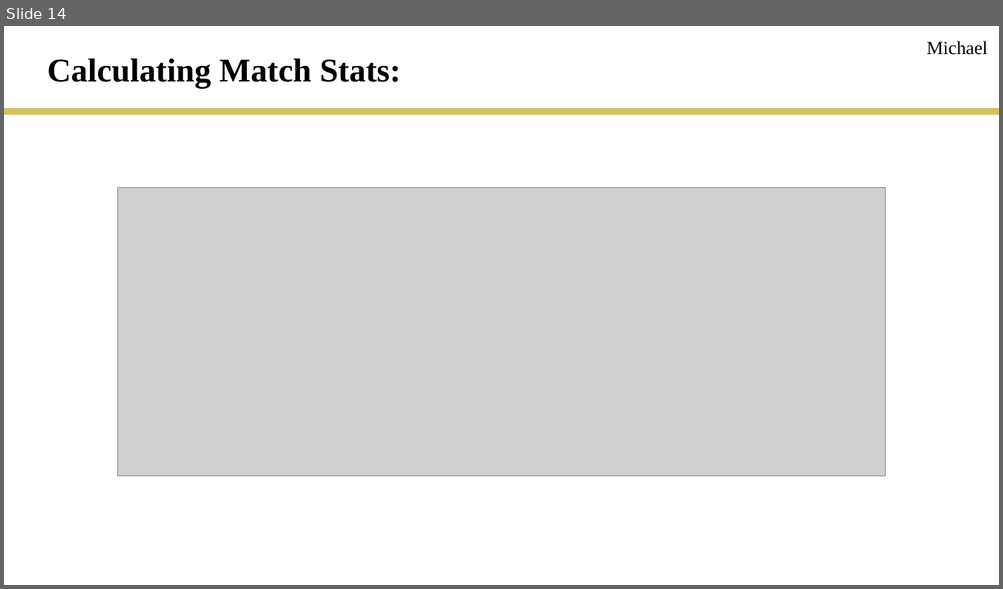
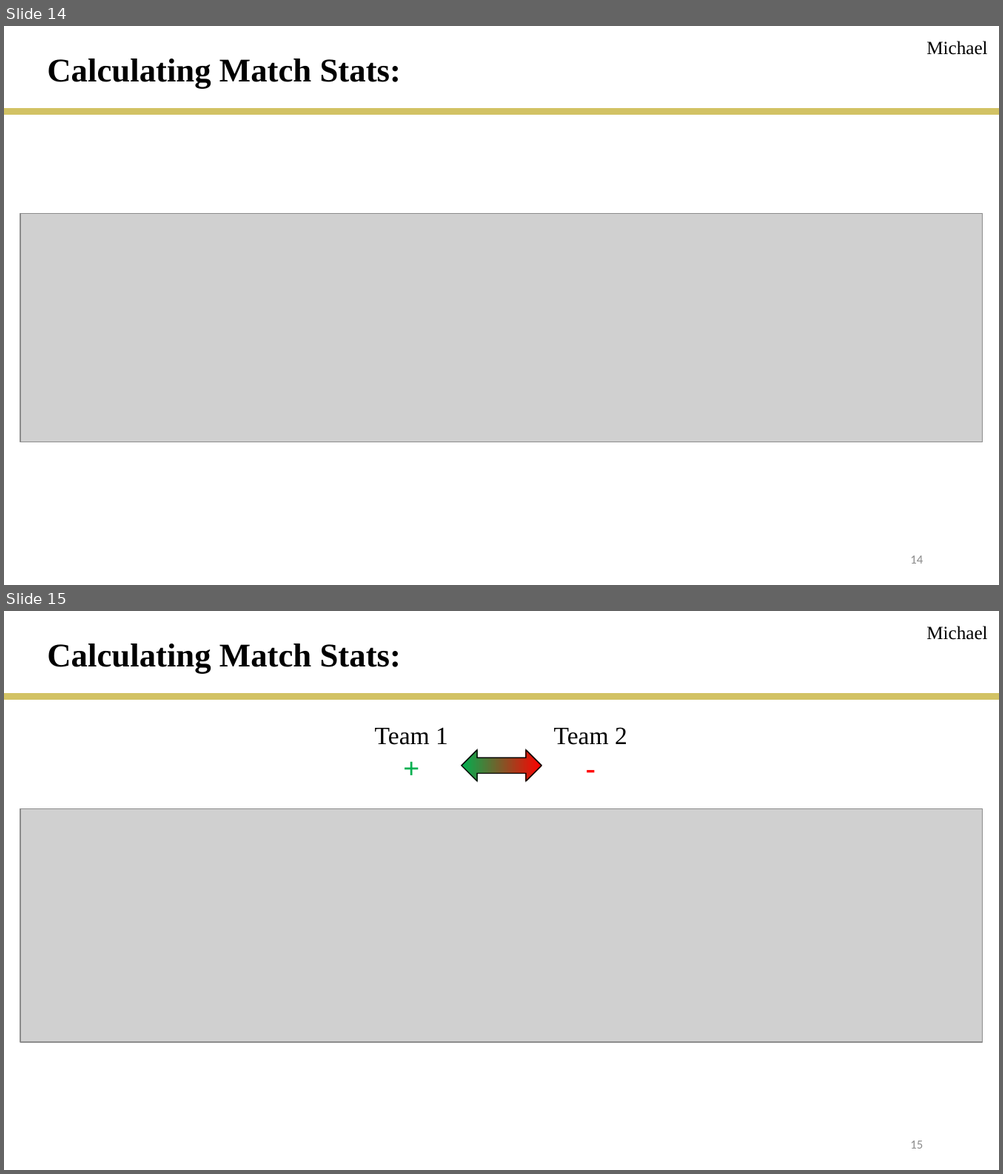
Before and after one commit to rmesina/T2_Codes-R-Us, a slide deck: final_project/T2_final_project.pptx. Shown one above the other, each under a label of ours: slide 14 before the commit, slides 14 and 15 after it. The pictures are 1003x589 and 1003x1174 pixels, drawn with LibreOffice and Linux fonts; fonts in the diff are those of the drawing; grey boxes stand for pictures. Boxes give left, top, right and bottom in pixels: in the first picture for what was removed or moved away, otherwise in the second. Text is boxed around its words. In the diff, an @@ line names an element or a change of style, - is before the commit and + after.

```diff
--- a/final_project/T2_final_project.pptx
+++ b/final_project/T2_final_project.pptx
@@ slide 15 added at (x1=4, y1=611, x2=999, y2=1170), background #FFFFFF @@
@@ text added at (x1=926, y1=626, x2=987, y2=640), 18 pt, text #000000 @@
+Michael
@@ text added at (x1=47, y1=644, x2=401, y2=673), 32 pt, text #000000, bold @@
+Calculating Match Stats:
@@ line added from (4, 697) to (999, 697), #D2C264 6 pt @@
@@ text added at (x1=375, y1=728, x2=448, y2=745), 24 pt, text #000000 @@
+Team 1
++
@@ text added at (x1=554, y1=727, x2=627, y2=745), 24 pt, text #000000 @@
+Team 2
+-
@@ left right arrow added at (x1=461, y1=750, x2=541, y2=781), fill gradient #00B050 to #FF0000, outline #000000 1 pt @@
@@ picture added at (x1=20, y1=809, x2=983, y2=1042) @@
@@ page number added at (x1=910, y1=1141, x2=922, y2=1149), 12 pt, text #8C8C8C @@
+15
@@ slide 14 changed as well @@
@@ picture removed at (x1=178, y1=188, x2=825, y2=477) @@
@@ picture resized from (x1=118, y1=188, x2=885, y2=477) to (x1=20, y1=213, x2=983, y2=443) @@
@@ page number added at (x1=910, y1=556, x2=922, y2=564), 12 pt, text #8C8C8C @@
+14
```
Also in this commit, not shown: 22 other slides changed, 2 other files.
